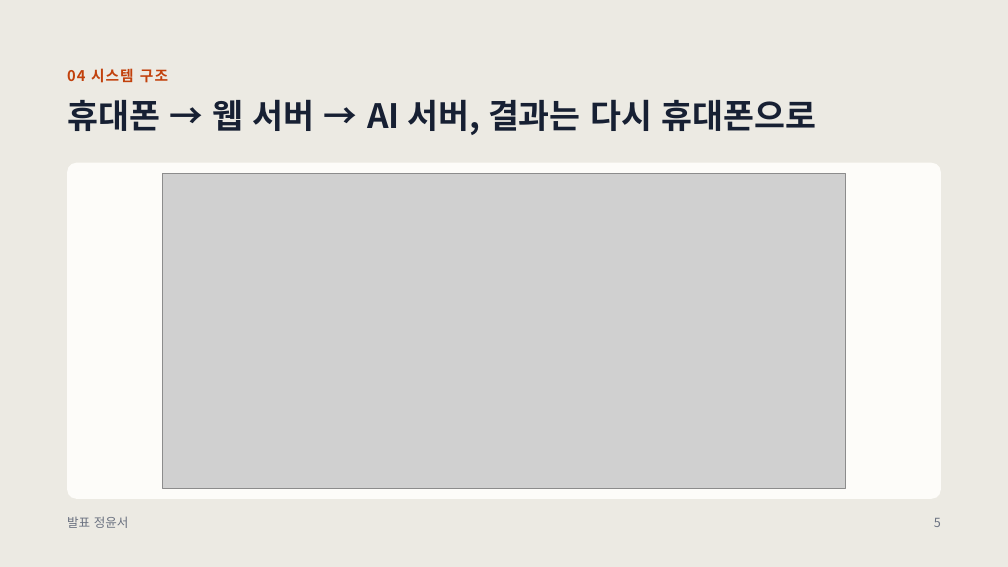
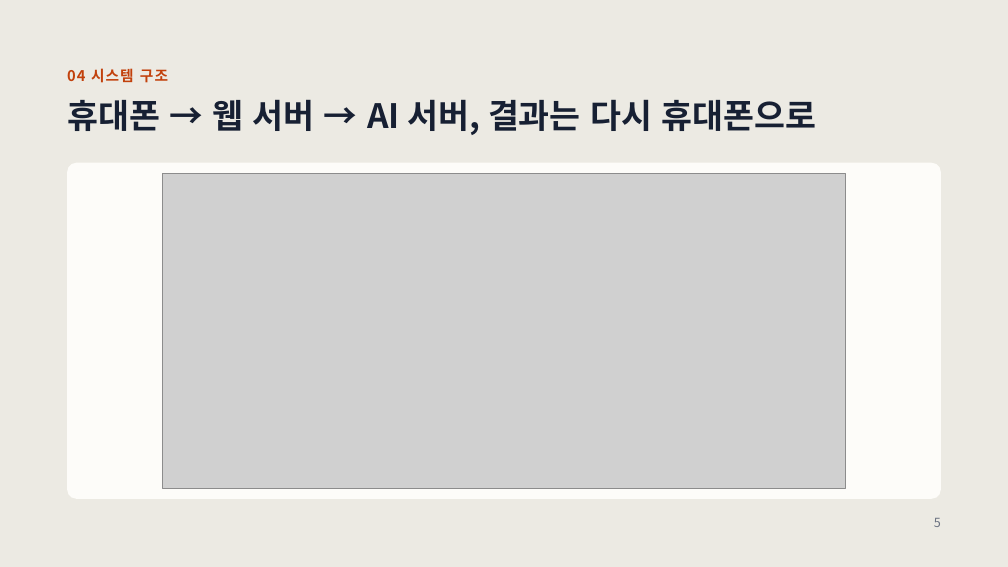
Before and after one commit to TeamProjectAIServiceDevelop/team-project, a slide deck: slide 5 of 자료/발표자료-KIOSSON.pptx. Drawn at 1008x567 pixels with LibreOffice and Linux fonts; fonts in the diff are those of the drawing; grey boxes stand for pictures. Boxes give left, top, right and bottom in pixels: in the first picture for what was removed or moved away, otherwise in the second. Text is boxed around its words. In the diff, an @@ line names an element or a change of style, - is before the commit and + after.

```diff
--- a/자료/발표자료-KIOSSON.pptx
+++ b/자료/발표자료-KIOSSON.pptx
@@ text removed at (67, 517, 129, 528) @@
-발표 정윤서
```
Also in this commit, not shown: 7 other slides changed.
